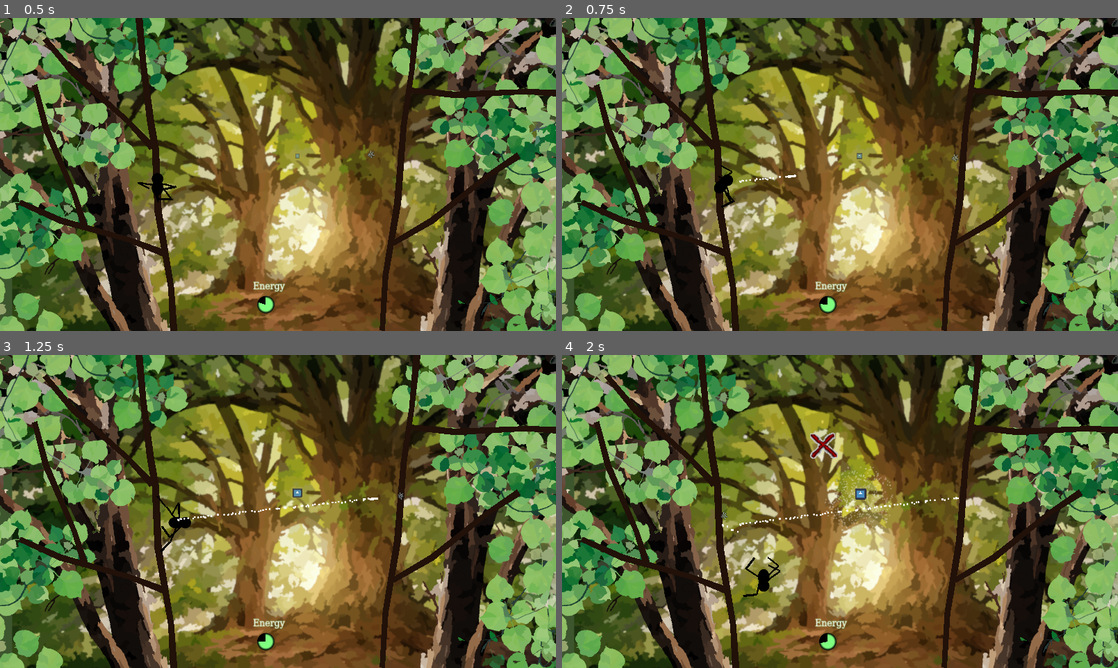
Above: before the commit, frames 1-4 (two rows, left to right).
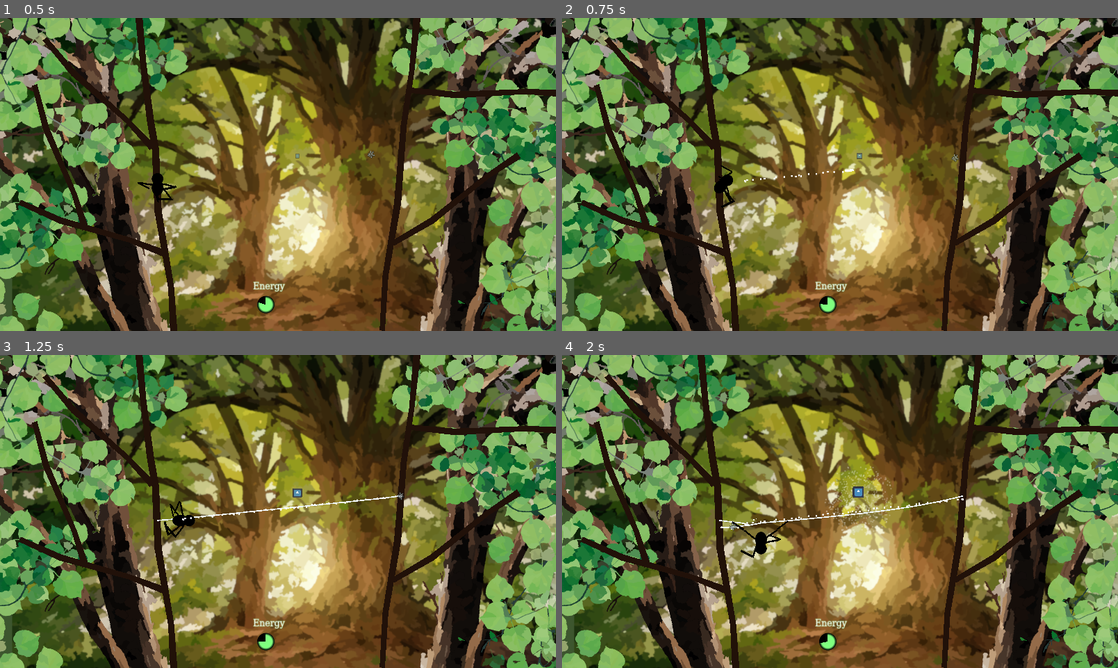
Above: after the commit, the same moments.

Repository: InRe-Dan/ld56
Game: Godot game, scene res://world/world.tscn
Same seed, same stepped clock (60 frames per second), same inputs: the game is played once before the commit and once after it. The engine's default icon, where the game draws it, is replaced by a stand-in: a white triangle on a blue panel in a dark square.
Inputs (mouse positions are in pixels of both pictures, inside the frame that each line leads up to):
- Up to frame 1 (0.5 s): no input
- Up to frame 2 (0.75 s): move the mouse to (962, 158) at 0.52 s; press the mouse at (962, 158) at 0.53 s; hold D (move_right) from 0.53 s (still down)
- Up to frame 3 (1.25 s): keep holding D (move_right)
- Up to frame 4 (2 s): move the mouse to (728, 527) at 1.27 s; release D (move_right) at 1.28 s; release the mouse at (728, 527) at 1.28 s; hold S (move_down) from 1.28 s (still down); right-click (728, 527) at 1.35 s; click (728, 527) at 1.55 s

Frame 1 is identical in both runs. In frame 2, less than 0.1% of the frame differs, in the area x 31-53%, y 48-53%; in frame 3, 0.4%; in frame 4, 1.2%, in the area x 28-73%, y 24-78%.

Commit message:
Improvements to web casting

Diff:
--- a/spider/spider.gd
+++ b/spider/spider.gd
@@ -140,12 +140,17 @@
 		return web_cast.get_collision_point()
 	else: return Vector2(-1, -1)
 
-func make_web(to : Vector2) -> void:
+
+## Creates a web between two Vectors
+func make_web(from : Vector2, to : Vector2) -> void:
 	var pos : Vector2 = get_websling_position()
 	if pos != Vector2(-1, -1):
-		factory.create_web(global_position, to)
+		factory.create_web(from, to)
 
+
+## Fires a web creating projectile
 func shoot_web_bullet() -> void:
+	var from = global_position
 	if energy < web_cost + 10:
 		print("Can't make a web! Too low on energy!")
 		return
@@ -154,8 +159,9 @@
 	var bullet : WebBullet = bullet_scene.instantiate()
 	bullet.global_rotation = web_cast.global_position.direction_to(get_global_mouse_position()).angle()
 	bullet.global_position = web_cast.global_position
-	bullet.hit.connect(make_web)
+	bullet.hit.connect(func(to : Vector2): make_web(from, to))
 	add_sibling(bullet)
+
 
 ## Deprecated
 func shoot_web() -> void:
--- a/spider/web_bullet.gd
+++ b/spider/web_bullet.gd
@@ -1,4 +1,6 @@
 class_name WebBullet extends Node2D
+
+const speed : float = 2.0
 
 @onready var detection : ShapeCast2D = $Detection
 @onready var particles : CPUParticles2D = $CPUParticles2D
@@ -12,4 +14,4 @@
 		particles.reparent(get_parent())
 		particles.emitting = false
 		get_tree().create_timer(particles.lifetime).timeout.connect(particles.queue_free)
-	global_position += global_transform.x * 1000 * delta
+	global_position += global_transform.x * 1000 * delta * speed
--- a/spider/web_bullet.tscn
+++ b/spider/web_bullet.tscn
@@ -18,7 +18,7 @@
 colors = PackedColorArray(1, 1, 1, 1, 1, 1, 1, 0.946541, 1, 1, 1, 0)
 
 [sub_resource type="CircleShape2D" id="CircleShape2D_0i0dt"]
-radius = 6.0
+radius = 8.0
 
 [node name="WebBullet" type="Node2D"]
 script = ExtResource("1_x08bb")
@@ -41,5 +41,5 @@
 [node name="Detection" type="ShapeCast2D" parent="."]
 shape = SubResource("CircleShape2D_0i0dt")
 target_position = Vector2(16, 0)
-max_results = 8
-collision_mask = 2
+max_results = 1
+collision_mask = 22
--- a/web/web_factory.gd
+++ b/web/web_factory.gd
@@ -5,8 +5,8 @@
 var static_joint_scene : PackedScene = preload("res://web/static_joint.tscn")
 var rigid_joint_scene : PackedScene = preload("res://web/rigid_joint.tscn")
 
-@onready var web_scout: ShapeCast2D = $WebScout
-@onready var joint_scout : ShapeCast2D = $JointScout
+@onready var final_scout : ShapeCast2D = $FinalScout
+@onready var initial_scout : ShapeCast2D = $InitialScout
 @onready var webindicator = $"../WebIndicator"
 
 ## Turns a web's two joints into one, destroying the web in the process.
@@ -44,38 +44,35 @@
 
 
 ## Return true if there is a webbable point here (branch, joint or web)
-func check_for_object(pos : Vector2) -> bool:
-	joint_scout.global_position = pos
-	web_scout.global_position = pos
-	joint_scout.force_shapecast_update()
-	web_scout.force_shapecast_update()
-	return web_scout.is_colliding() or joint_scout.is_colliding()
+func check_for_object(scout : ShapeCast2D, pos : Vector2) -> bool:
+	scout.global_position = pos
+	scout.force_shapecast_update()
+	return scout.is_colliding()
 
 
 ## This will either check for an existing joint near this point
 ## or create and add a new one to the scene tree.
-func get_joint_at(pos : Vector2) -> WebJoint:
-	joint_scout.global_position = pos
-	web_scout.global_position = pos
-	joint_scout.force_shapecast_update()
-	web_scout.force_shapecast_update()
+func get_joint_at(scout : ShapeCast2D, pos : Vector2) -> WebJoint:
+	scout.global_position = pos
+	scout.force_shapecast_update()
 	var joint : WebJoint = null
 
-	# First check if any pivots already exist here
-	if joint_scout.is_colliding():
-		joint = joint_scout.get_collider(0)
+	# Otherwise check if branches or webs exist
+	if scout.is_colliding():
+		var scout_pos : Vector2 = scout.get_collision_point(0)
+		var object : Node2D = scout.get_collider(0)
 
-	# Otherwise check if branches or webs exist
-	elif web_scout.is_colliding():
-		var object : PhysicsBody2D = web_scout.get_collider(0)
-		if object is Web:
+		if object is WebJoint:
+			# Joint already here
+			joint = object as WebJoint
+		elif object is Web:
 			# This must be a web. We need to split it into two and make a pivot here.
 			var web : Web = object as Web
 			joint = split(web, pos)
 		else:
 			# This must be a tree
 			joint = static_joint_scene.instantiate()
-			joint.global_position = web_scout.get_collision_point(0)
+			joint.global_position = scout_pos
 			add_child(joint)
 
 	if not joint:
@@ -89,7 +86,7 @@
 
 ## Creates a web between two points
 func create_web(point_a: Vector2, point_b: Vector2) -> void:
-	if not (check_for_object(point_a) and check_for_object(point_b)):
+	if not (check_for_object(initial_scout, point_a) and check_for_object(final_scout, point_b)):
 		print("Can't create web here. (No anchor)")
 		webindicator.visible = true
 		$"../Spider/WebIndicatorTimer".start(2)
@@ -105,7 +102,7 @@
 	var distance_created: float = 0
 	var direction: Vector2 = point_a.direction_to(point_b)
 
-	var start_joint: WebJoint = get_joint_at(point_a)
+	var start_joint: WebJoint = get_joint_at(initial_scout, point_a)
 
 	while distance > 0:
 		# Calculate distance of next segment
@@ -120,10 +117,9 @@
 		distance_created += new_web_length
 		var end = point_a + direction * distance_created
 
-		var new_joint: WebJoint = get_joint_at(end)
+		var new_joint: WebJoint = get_joint_at(final_scout, end)
 		if not new_joint:
 			return
-		assert(start_joint.global_position != Vector2())
 
 		_create_web_segment(new_web_length, start_joint, new_joint)
 		start_joint = new_joint
--- a/web/web_factory.tscn
+++ b/web/web_factory.tscn
@@ -3,22 +3,22 @@
 [ext_resource type="Script" path="res://web/web_factory.gd" id="1_rhbia"]
 
 [sub_resource type="CircleShape2D" id="CircleShape2D_e8hd3"]
-radius = 32.0
+radius = 24.0
 
-[sub_resource type="CircleShape2D" id="CircleShape2D_jekrv"]
-radius = 48.0
+[sub_resource type="CircleShape2D" id="CircleShape2D_jrxfq"]
+radius = 64.0
 
 [node name="WebFactory" type="Node2D" groups=["web_factory"]]
 script = ExtResource("1_rhbia")
 
-[node name="JointScout" type="ShapeCast2D" parent="."]
+[node name="FinalScout" type="ShapeCast2D" parent="."]
 shape = SubResource("CircleShape2D_e8hd3")
 target_position = Vector2(0, 0)
 max_results = 1
-collision_mask = 4
+collision_mask = 22
 
-[node name="WebScout" type="ShapeCast2D" parent="."]
-shape = SubResource("CircleShape2D_jekrv")
+[node name="InitialScout" type="ShapeCast2D" parent="."]
+shape = SubResource("CircleShape2D_jrxfq")
 target_position = Vector2(0, 0)
 max_results = 1
-collision_mask = 18
+collision_mask = 22
